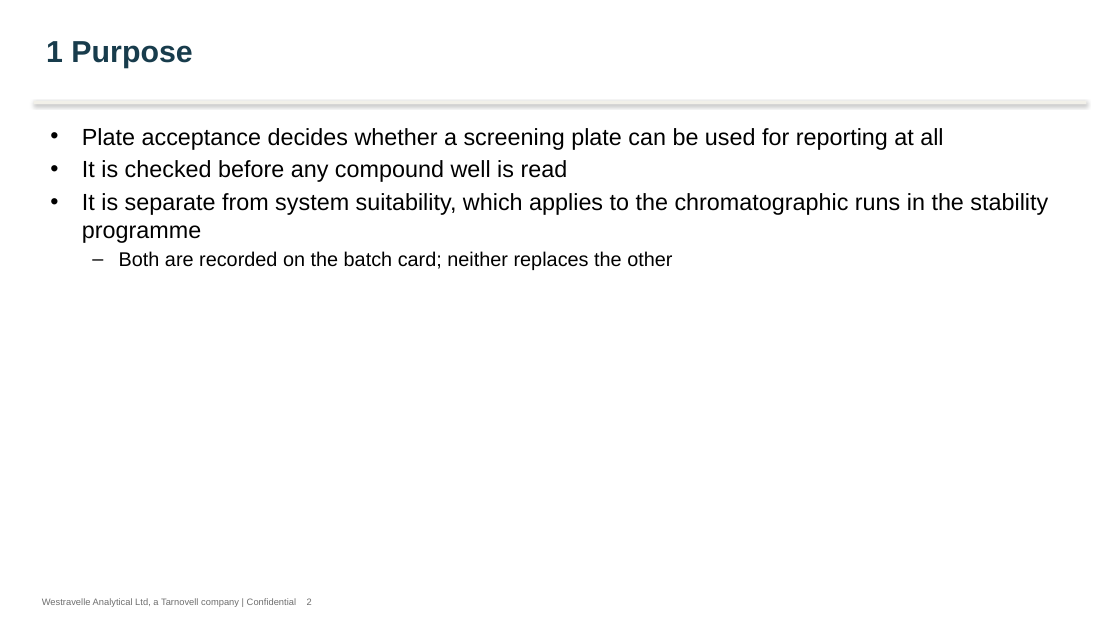
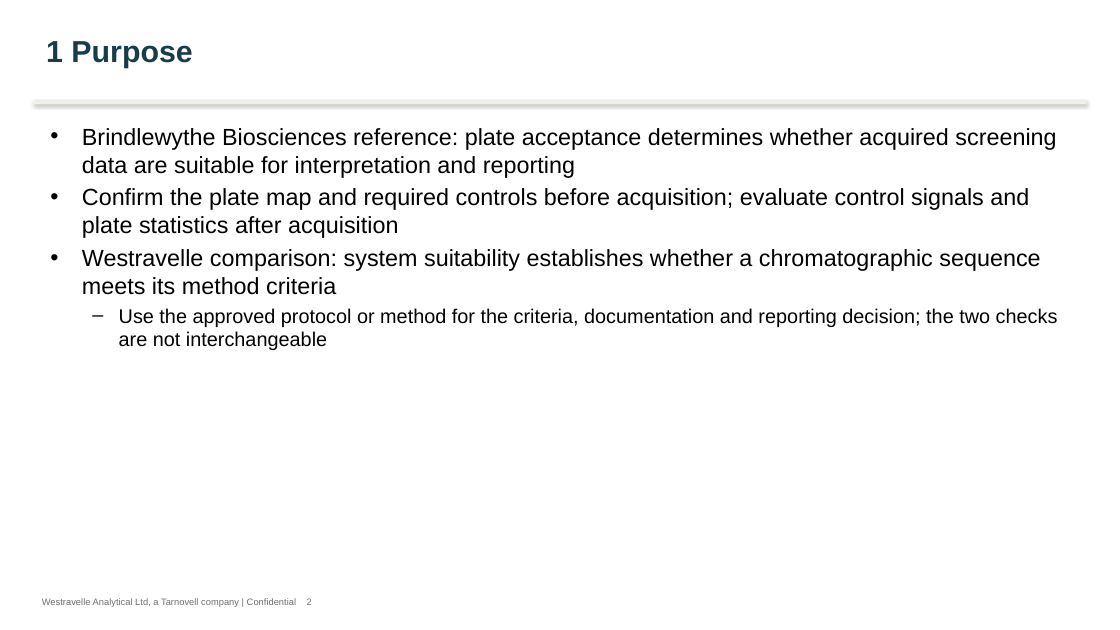
Before and after one commit to 60xAI/portco-mock-dataset, a slide deck: slide 2 of output/archive/WestravelleData/Quality/Training/Reference_Copies/Copy of PLATE_ACCEPTANCE_WA_Rev01.pptx. Drawn at 1120x630 pixels with LibreOffice and Linux fonts; fonts in the diff are those of the drawing. Boxes give left, top, right and bottom in pixels: in the first picture for what was removed or moved away, otherwise in the second. Text is boxed around its words. In the diff, an @@ line names an element or a change of style, - is before the commit and + after.

```diff
--- a/output/archive/WestravelleData/Quality/Training/Reference_Copies/Copy of PLATE_ACCEPTANCE_WA_Rev01.pptx
+++ b/output/archive/WestravelleData/Quality/Training/Reference_Copies/Copy of PLATE_ACCEPTANCE_WA_Rev01.pptx
@@ text at (82, 128, 1058, 350): text changed @@
-• Plate acceptance decides whether a screening plate can be used for reporting at all
-• It is checked before any compound well is read
-• It is separate from system suitability, which applies to the chromatographic runs in the stability programme
-  – Both are recorded on the batch card; neither replaces the other
+• Brindlewythe Biosciences reference: plate acceptance determines whether acquired screening data are suitable for interpretation and reporting
+• Confirm the plate map and required controls before acquisition; evaluate control signals and plate statistics after acquisition
+• Westravelle comparison: system suitability establishes whether a chromatographic sequence meets its method criteria
+  – Use the approved protocol or method for the criteria, documentation and reporting decision; the two checks are not interchangeable
```
Also in this commit, not shown: 5 other slides changed, 1 other file.
